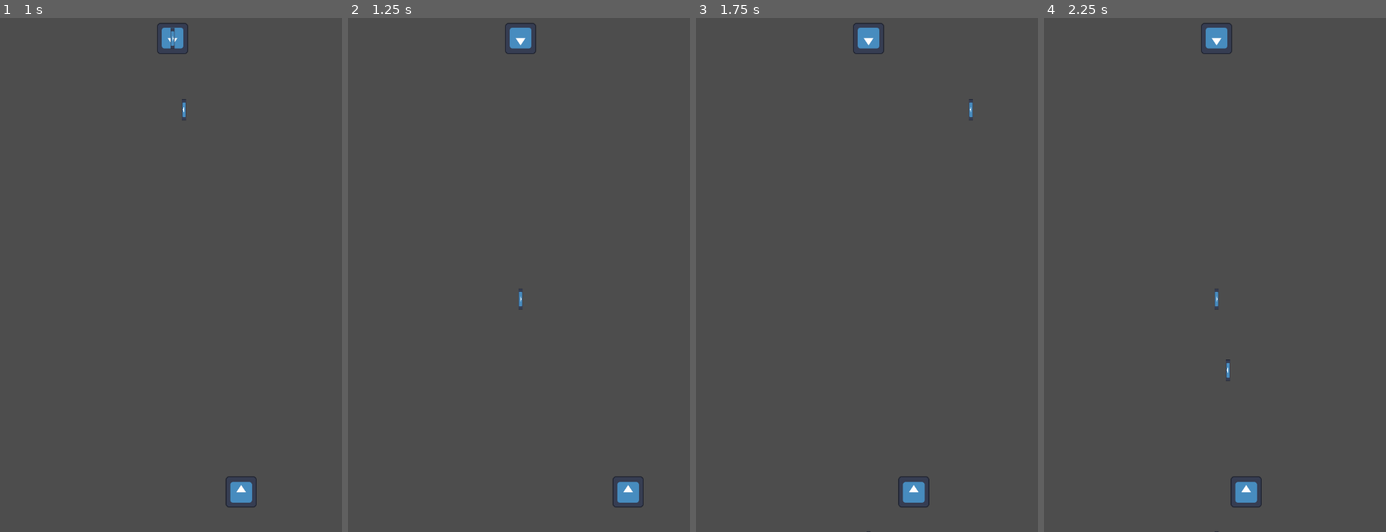
Above: before the commit, frames 1-4 (left to right).
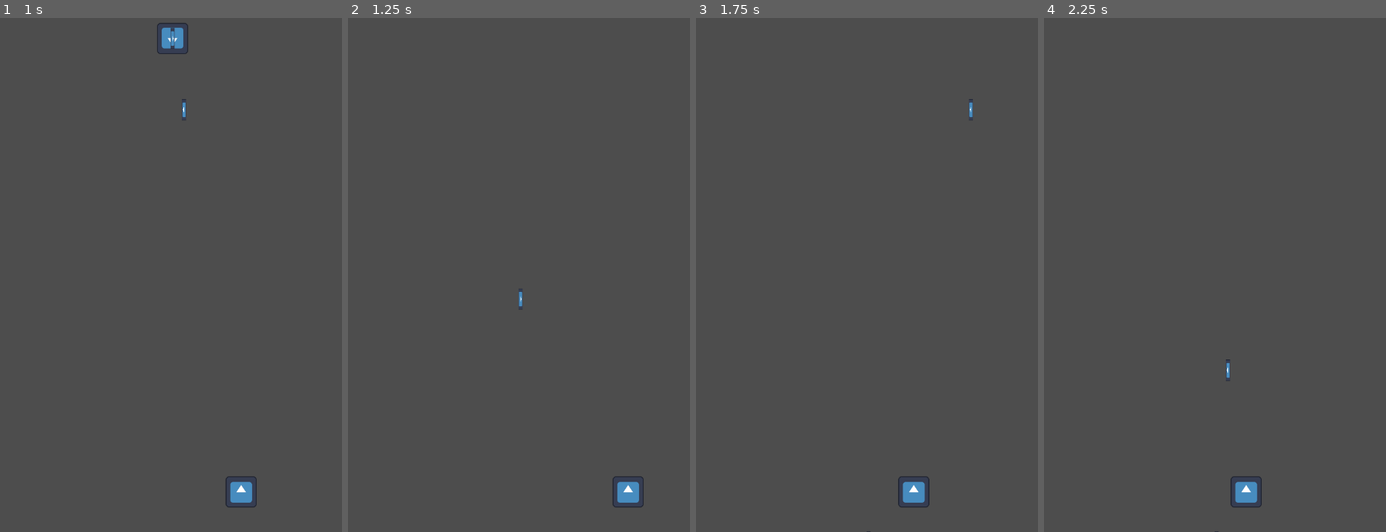
Above: after the commit, the same moments.

Repository: Loyalhand/SpaceInvadeDoor
Game: Godot game, scene res://scenes/level_1.tscn
The game is run twice, just before and just after one commit, with the same random seed, the same clock (stepped at 60 frames per second) and the same inputs. The engine's default icon, where the game draws it, is replaced by a stand-in: a white triangle on a blue panel in a dark square.
Inputs:
- Up to frame 1 (1 s): tap Enter at 0.5 s; hold Right (move_right) from 0.53 s (still down); tap Space (shoot) at 0.6 s
- Up to frame 2 (1.25 s): keep holding Right (move_right)
- Up to frame 3 (1.75 s): release Right (move_right) at 1.28 s; hold Left (move_left) from 1.28 s (still down); tap Space (shoot) at 1.35 s
- Up to frame 4 (2.25 s): release Left (move_left) at 2.03 s; hold Right (move_right) from 2.03 s (still down); tap Space (shoot) at 2.1 s

Frame 1 is identical in both runs. In frame 2, 0.3% of the frame differs, in the area x 45-55%, y 1-8%; in frame 3, 0.3%; in frame 4, 0.4%, in the area x 45-55%, y 1-57%.

Commit message:
small enemies die when health runs out

Diff:
--- a/scripts/Rocket.gd
+++ b/scripts/Rocket.gd
@@ -9,7 +9,5 @@
 func _on_visible_on_screen_enabler_2d_screen_exited():
 	queue_free()
 
-
-
 func _on_hitbox_area_entered(area):
 	queue_free()
--- a/scripts/hurtbox.gd
+++ b/scripts/hurtbox.gd
@@ -20,5 +20,5 @@
 
 func take_damage(hitbox: HitBox):
 	parent.health -= hitbox.damage
-	if parent.health < 0:
+	if parent.health <= 0:
 		health_depleted.emit()
--- a/scripts/small_enemy.gd
+++ b/scripts/small_enemy.gd
@@ -1,6 +1,6 @@
 extends Sprite2D
 
-var health: int = 100
+var health: int = 10
 var can_shoot: bool = true
 # Called when the node enters the scene tree for the first time.
 func _ready():
@@ -18,7 +18,7 @@
 	add_sibling(beam_instance)
 
 func _on_hurt_box_health_depleted():
-	print("dead")
+	queue_free()
 
 func _on_fire_rate_timeout():
 	$FireRate.wait_time = randf_range(0,5)
